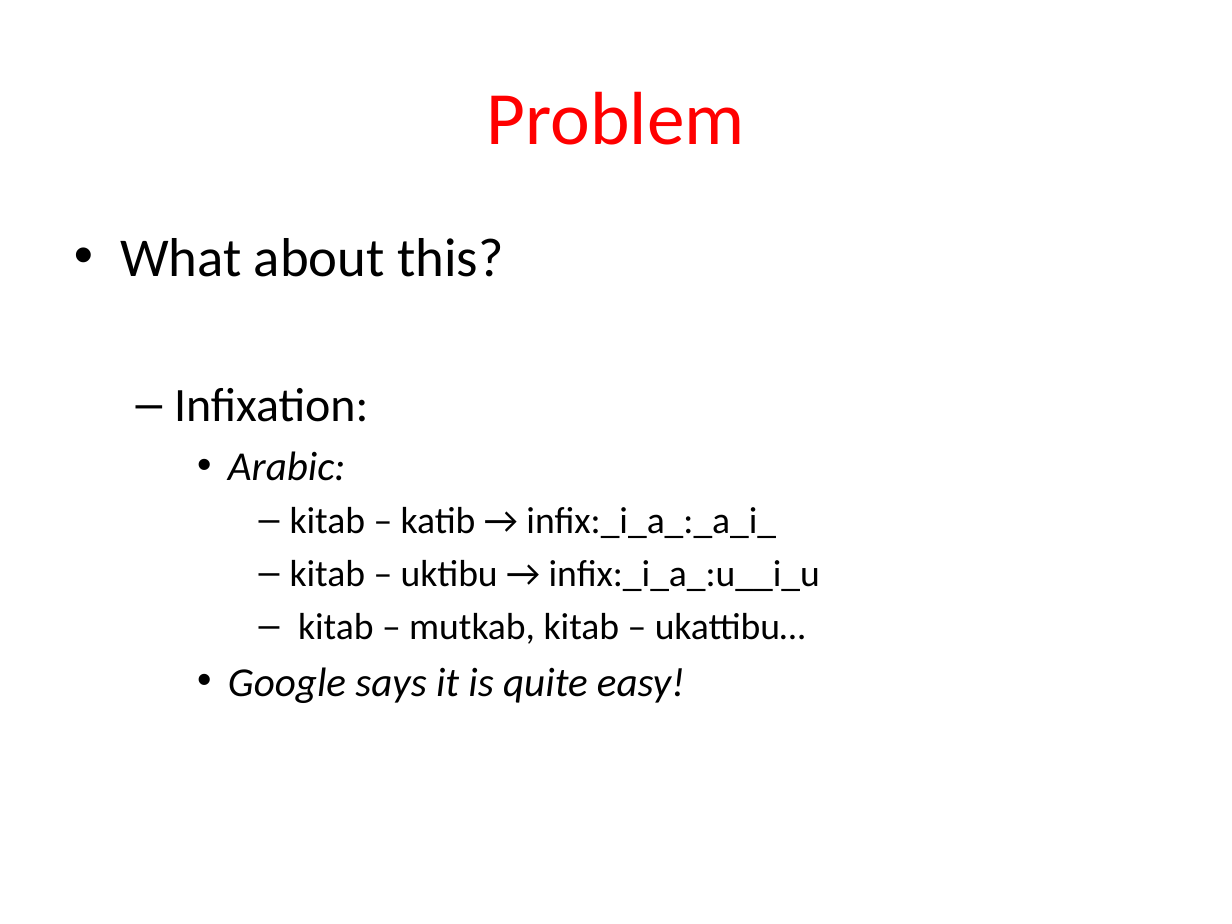
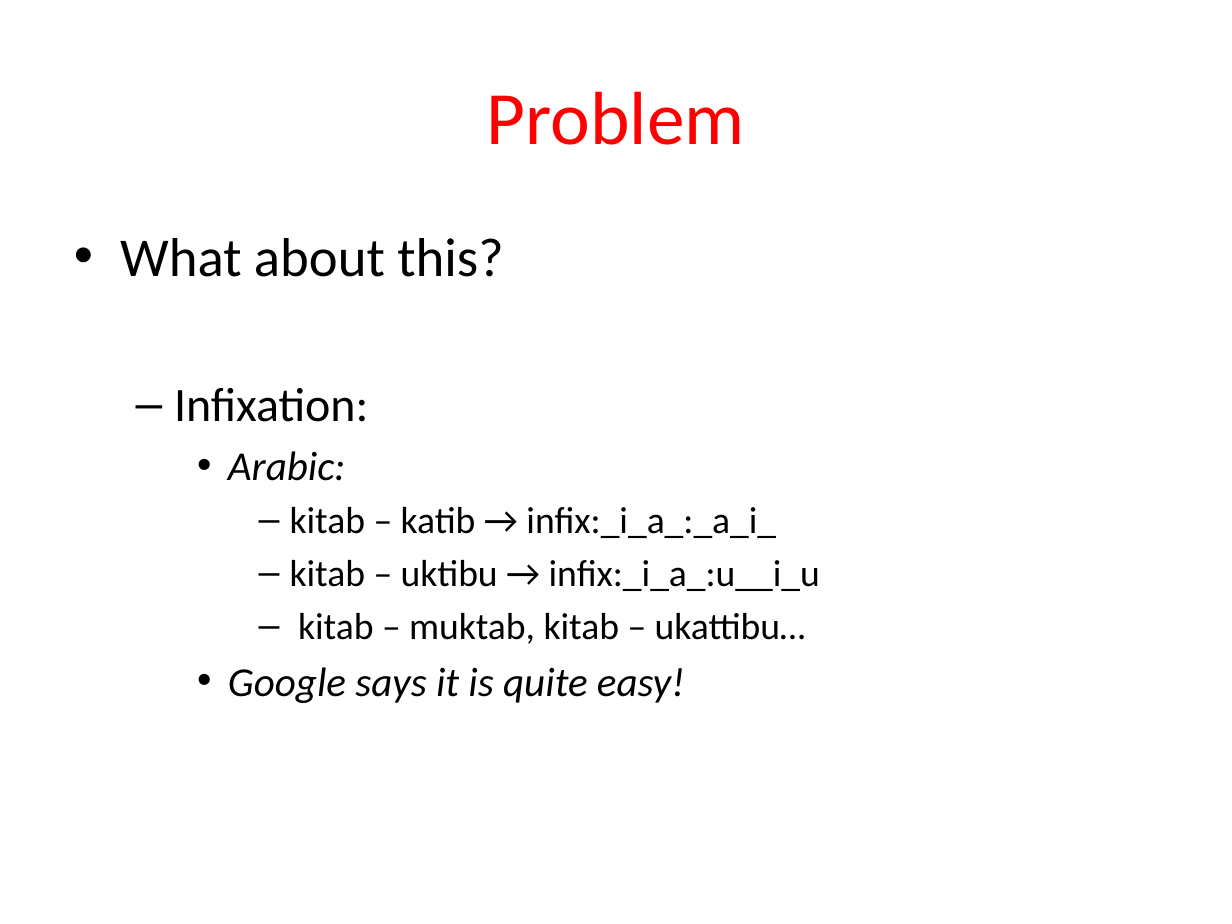
Before and after one commit to ffancellu/unsuphology, a slide deck: slide 6 of src/presentation/unsuphology.pptx. Drawn at 1232x924 pixels with LibreOffice and Linux fonts; fonts in the diff are those of the drawing. Boxes give left, top, right and bottom in pixels: in the first picture for what was removed or moved away, otherwise in the second. Text is boxed around its words. In the diff, an @@ line names an element or a change of style, - is before the commit and + after.

```diff
--- a/src/presentation/unsuphology.pptx
+++ b/src/presentation/unsuphology.pptx
@@ text at (298, 613, 807, 644): text changed @@
-      – kitab – mutkab, kitab – ukattibu…
+      – kitab – muktab, kitab – ukattibu…
```
Also in this commit, not shown: 1 other slide changed.
